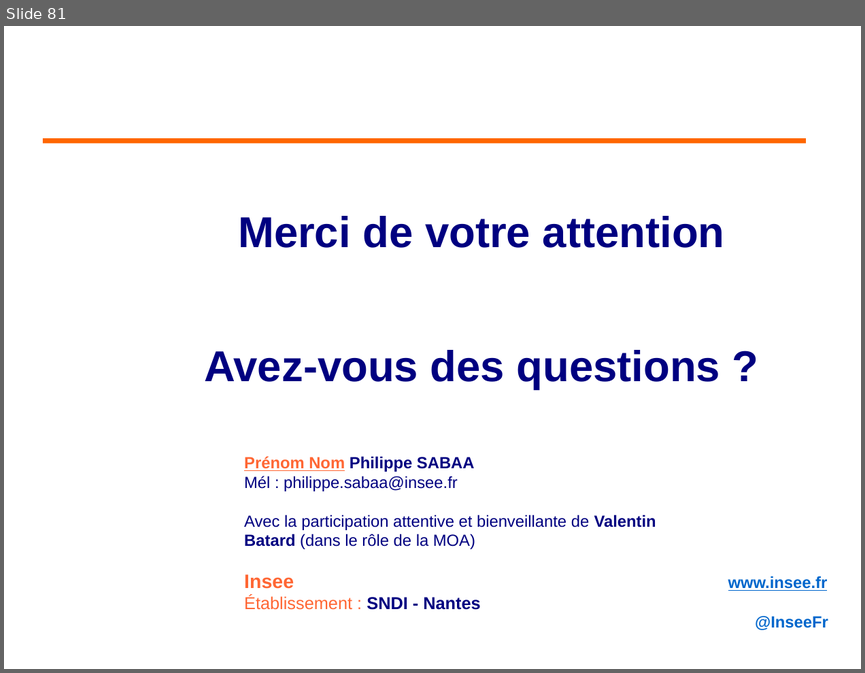
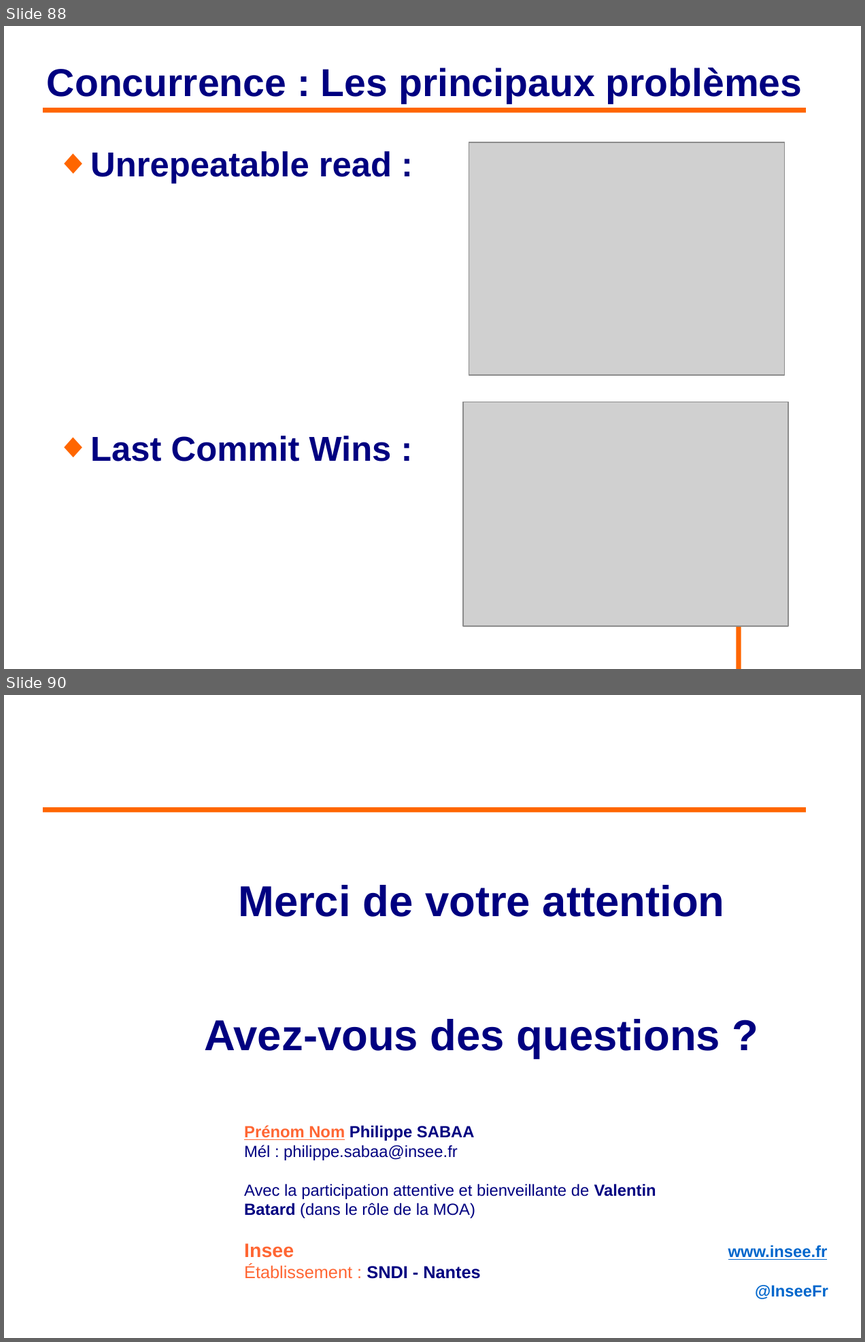
Before and after one commit to philphils/formation-hibernate-avancee, a slide deck: Documentation/diapo_formation_hibernate_avancee.odp. Shown one above the other, each under a label of ours: slide 81 before the commit, slides 88 and 90 after it; the slides between them are not shown. The pictures are 865x673 and 865x1342 pixels, drawn with LibreOffice and Linux fonts; fonts in the diff are those of the drawing; grey boxes stand for pictures; background and template pictures are left out. Boxes give left, top, right and bottom in pixels: in the first picture for what was removed or moved away, otherwise in the second. Text is boxed around its words. In the diff, an @@ line names an element or a change of style, - is before the commit and + after.

```diff
--- a/Documentation/diapo_formation_hibernate_avancee.odp
+++ b/Documentation/diapo_formation_hibernate_avancee.odp
@@ slide 88 added at box(4, 26, 861, 669), background #FFFFFF @@
@@ title added at box(47, 67, 802, 104), 36 pt, text #000080, bold @@
+Concurrence : Les principaux problèmes
@@ line added from (43, 110) to (806, 110), #FF6600 4.54 pt @@
@@ picture added at box(469, 143, 785, 375) @@
@@ text added at box(90, 151, 392, 461), 32 pt, text #000080, bold @@
+◆ Unrepeatable read :
+◆ Last Commit Wins :
@@ picture added at box(464, 401, 789, 626) @@
@@ line added from (738, 607) to (738, 669), #FF6600 4.54 pt @@
@@ what was slide 81 is now slide 90 @@
```
Also in this commit, not shown: 2 slides changed, 8 other slides added.
